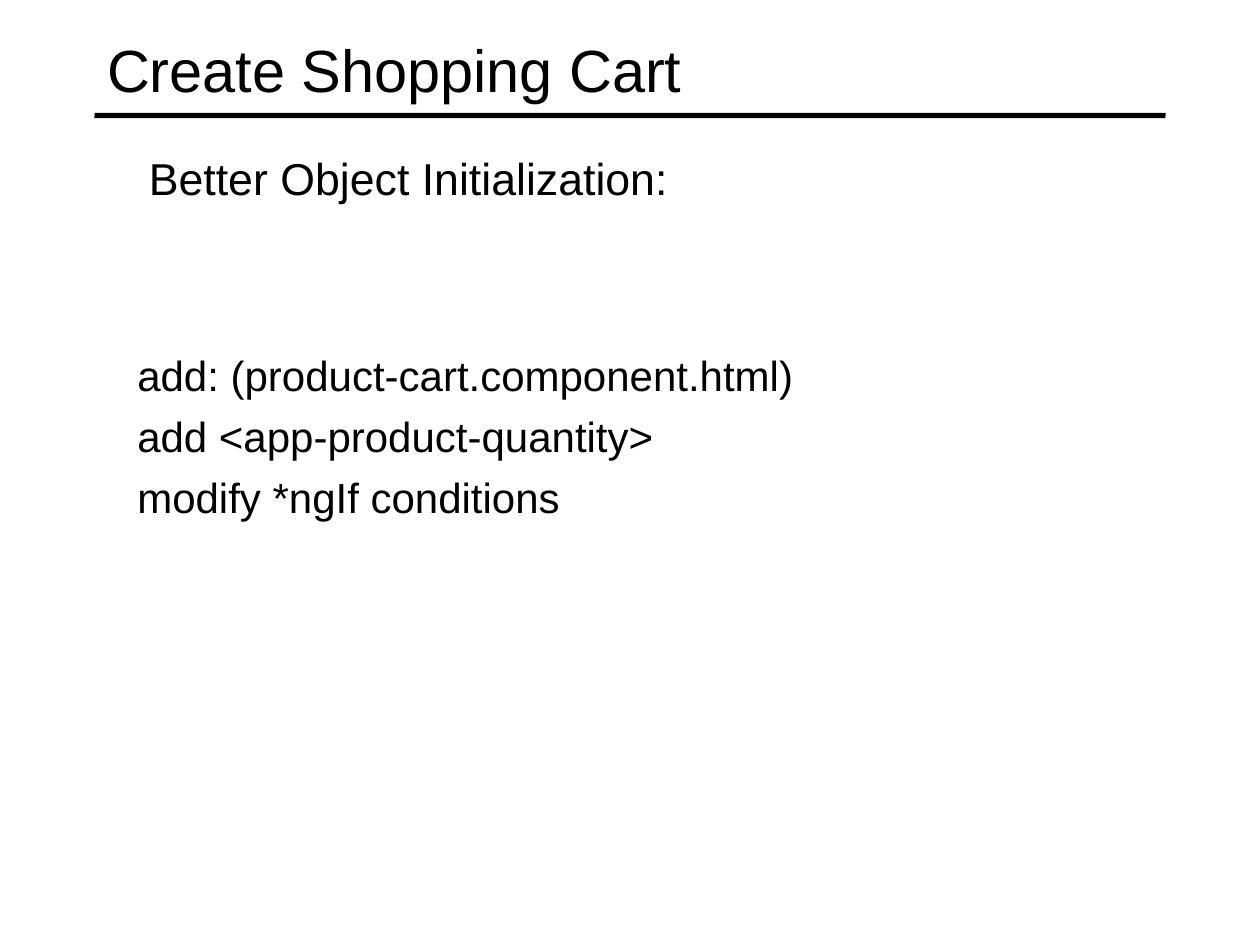
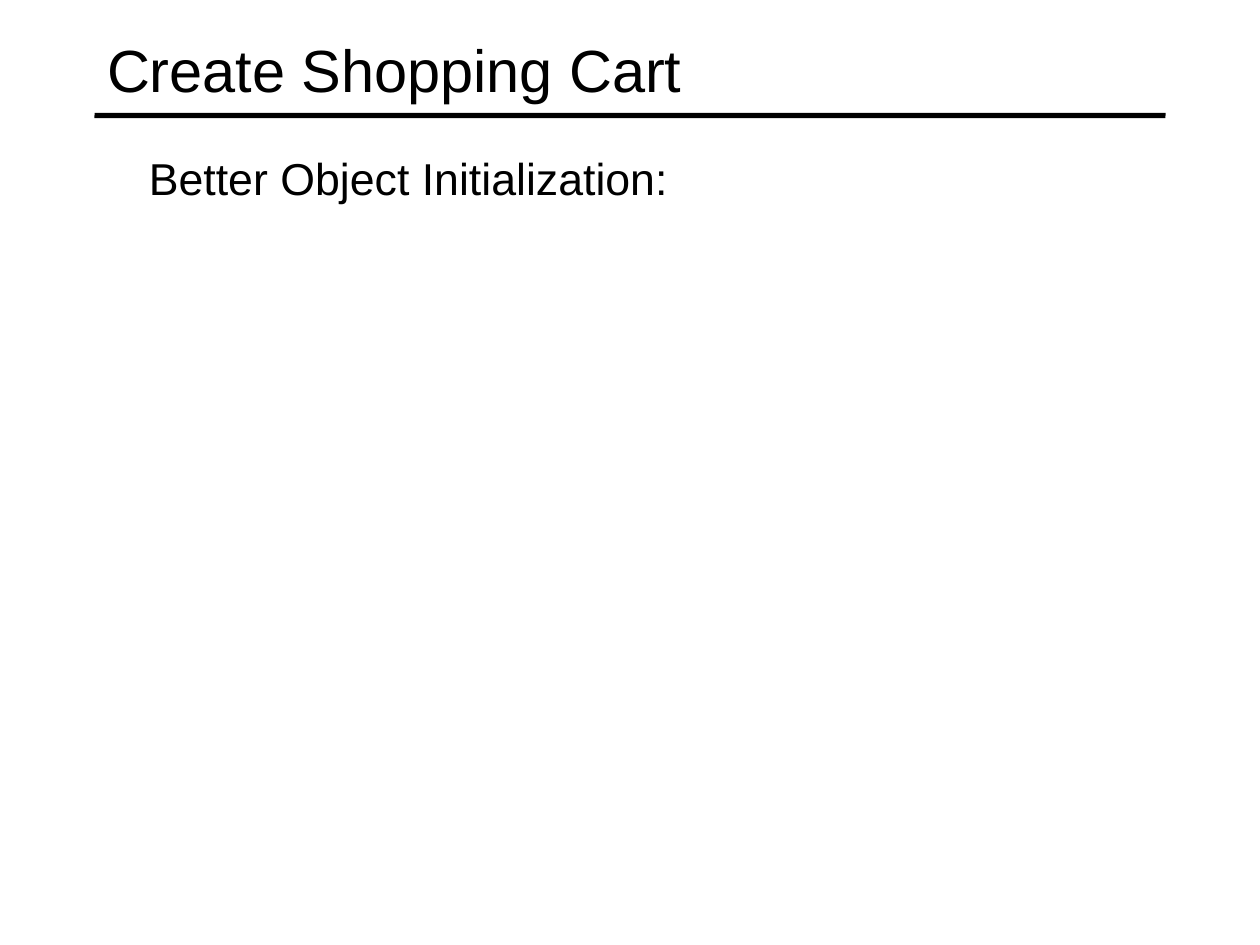
Before and after one commit to specter01wj/Jago_Link_Training, a slide deck: slide 21 of Angular/Angular7/Angular Advanced Course/Project/21.Project_Shopping Cart Module/L5_Project_Shopping Cart Module.ppt. Drawn at 1260x945 pixels with LibreOffice and Linux fonts; fonts in the diff are those of the drawing. Boxes give left, top, right and bottom in pixels: in the first picture for what was removed or moved away, otherwise in the second. Text is boxed around its words. In the diff, an @@ line names an element or a change of style, - is before the commit and + after.

Commit message:
11/04/2019 v1

```diff
--- a/Angular/Angular7/Angular Advanced Course/Project/21.Project_Shopping Cart Module/L5_Project_Shopping Cart Module.ppt
+++ b/Angular/Angular7/Angular Advanced Course/Project/21.Project_Shopping Cart Module/L5_Project_Shopping Cart Module.ppt
@@ text removed at box(137, 360, 793, 522) @@
-  add: (product-cart.component.html)
-  add <app-product-quantity>
-  modify *ngIf conditions
```
